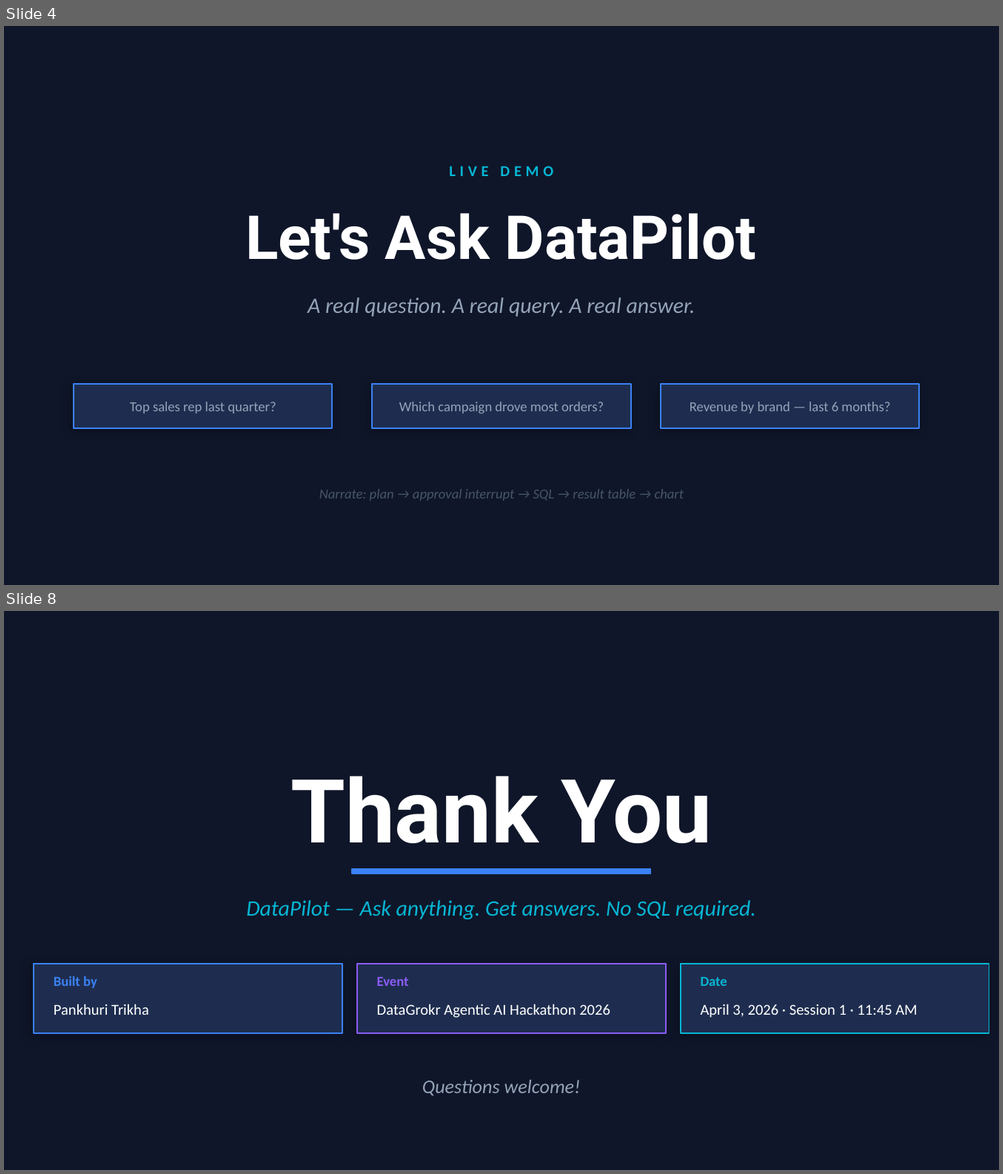
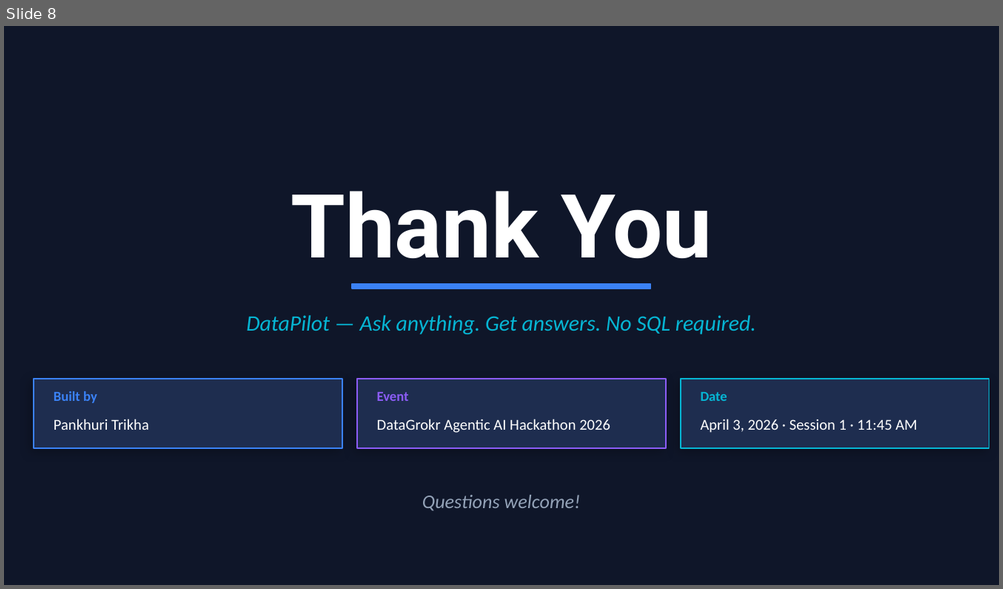
Before and after one commit to pankhuri-52/DataPilot_Agentic_Analyst, a slide deck: DataPilot_Hackathon.pptx. Shown one above the other, each under a label of ours: slides 4 and 8 before the commit, slide 8 after it; the slides between them are not shown. The pictures are 1003x1174 and 1003x589 pixels, drawn with LibreOffice and Linux fonts; fonts in the diff are those of the drawing. Boxes give left, top, right and bottom in pixels: in the first picture for what was removed or moved away, otherwise in the second. Text is boxed around its words. In the diff, an @@ line names an element or a change of style, - is before the commit and + after.

```diff
--- a/DataPilot_Hackathon.pptx
+++ b/DataPilot_Hackathon.pptx
@@ slide 4 removed at [4,26,999,585], background #0F1629 @@
@@ text removed at [449,166,553,176] @@
-LIVE DEMO
@@ text removed at [245,213,757,260] @@
-Let's Ask DataPilot
@@ text removed at [307,298,695,317] @@
-A real question. A real query. A real answer.
@@ rectangle removed at [74,384,333,429] @@
@@ text removed at [130,402,276,414] @@
-Top sales rep last quarter?
@@ rectangle removed at [372,384,631,429] @@
@@ text removed at [399,402,603,414] @@
-Which campaign drove most orders?
@@ rectangle removed at [660,384,919,429] @@
@@ text removed at [689,402,890,414] @@
-Revenue by brand — last 6 months?
@@ text removed at [319,489,683,501] @@
-Narrate: plan → approval interrupt → SQL → result table → chart
```
Also in this commit, not shown: 2 slides changed, 5 slides added, 4 other slides removed, 11 other files.
